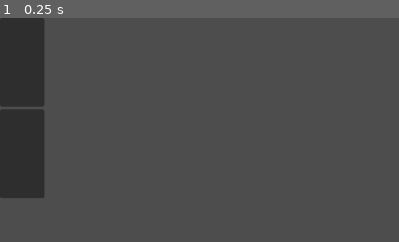
Above: before the commit, frame 1.
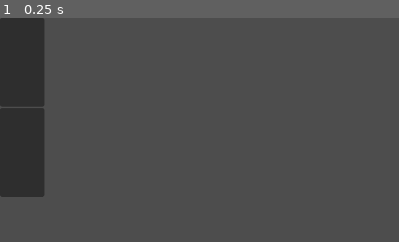
Above: after the commit, the same moment.

Repository: Calabiyaur/Dance-Notation
Game: Godot game, scene res://scene/BiStep.tscn
Same seed, same stepped clock (60 frames per second), same inputs: the game is played once before the commit and once after it. This scene is started directly instead of the project's main scene.
Inputs:
- Up to frame 1 (0.25 s): no input
The pictures show only the part of the screen within x 0-50%, y 0-50%; the shares and areas given below are measured in that part.

The runs differ from the first frame. In frame 1, 0.1% of the frame differs, in the area x 0-12%, y 40-81%.
Error in both runs: Invalid access to property or key 'right_foot' on a base object of type 'Nil'. (res://scene/Step.gd:9)

Commit message:
Added head and hand details (placeholders)

Diff:
--- a/scene/BiStep.tscn
+++ b/scene/BiStep.tscn
@@ -6,6 +6,7 @@
 [node name="Step" type="VBoxContainer" unique_id=1424937328]
 offset_right = 8.0
 offset_bottom = 8.0
+theme_override_constants/separation = 2
 script = ExtResource("1_d85q0")
 
 [node name="Lead" parent="." unique_id=1946197603 instance=ExtResource("2_d8uvj")]
--- a/scene/Figure.tscn
+++ b/scene/Figure.tscn
@@ -77,9 +77,11 @@
 layout_mode = 2
 size_flags_horizontal = 3
 size_flags_vertical = 3
+theme_override_constants/h_separation = 1
+theme_override_constants/v_separation = 16
 
 [node name="Add" type="Button" parent="VSplitContainer/ScrollContainer/MarginContainer/Steps" unique_id=657696607]
-custom_minimum_size = Vector2(64, 260)
+custom_minimum_size = Vector2(64, 258)
 layout_mode = 2
 text = "  +  "
 
--- a/scene/StepDetails.tscn
+++ b/scene/StepDetails.tscn
@@ -4,50 +4,101 @@
 [ext_resource type="Script" uid="uid://cwswhl3n0nj2l" path="res://scene/StepDetails.gd" id="1_oji2g"]
 
 [node name="Details" type="MarginContainer" unique_id=793527702]
+anchors_preset = 15
+anchor_right = 1.0
+anchor_bottom = 1.0
+grow_horizontal = 2
+grow_vertical = 2
+size_flags_horizontal = 3
+size_flags_vertical = 3
 theme_override_constants/margin_left = 4
 theme_override_constants/margin_top = 4
 theme_override_constants/margin_right = 4
 theme_override_constants/margin_bottom = 4
 script = ExtResource("1_oji2g")
 
-[node name="GridContainer" type="GridContainer" parent="." unique_id=1871212261]
+[node name="ScrollContainer" type="ScrollContainer" parent="." unique_id=794955621]
+layout_mode = 2
+
+[node name="GridContainer" type="GridContainer" parent="ScrollContainer" unique_id=1871212261]
 layout_mode = 2
 theme_override_constants/h_separation = 8
 columns = 3
 
-[node name="LeftFootLabel" type="Label" parent="GridContainer" unique_id=302079664]
+[node name="HeadLabel" type="Label" parent="ScrollContainer/GridContainer" unique_id=1904195960]
+unique_name_in_owner = true
+layout_mode = 2
+text = "Kopf"
+
+[node name="HeadActive" type="CheckButton" parent="ScrollContainer/GridContainer" unique_id=287092563]
+unique_name_in_owner = true
+layout_mode = 2
+disabled = true
+
+[node name="MarginContainer" type="MarginContainer" parent="ScrollContainer/GridContainer" unique_id=1407147187]
+custom_minimum_size = Vector2(0, 31)
+layout_mode = 2
+
+[node name="LeftHandLabel" type="Label" parent="ScrollContainer/GridContainer" unique_id=381482209]
+unique_name_in_owner = true
+layout_mode = 2
+text = "Linke Hand"
+
+[node name="LeftHandActive" type="CheckButton" parent="ScrollContainer/GridContainer" unique_id=1233304604]
+unique_name_in_owner = true
+layout_mode = 2
+disabled = true
+
+[node name="MarginContainer2" type="MarginContainer" parent="ScrollContainer/GridContainer" unique_id=1043448302]
+custom_minimum_size = Vector2(0, 31)
+layout_mode = 2
+
+[node name="RightHandLabel" type="Label" parent="ScrollContainer/GridContainer" unique_id=651697559]
+unique_name_in_owner = true
+layout_mode = 2
+text = "Rechte Hand"
+
+[node name="RightHandActive" type="CheckButton" parent="ScrollContainer/GridContainer" unique_id=953477000]
+unique_name_in_owner = true
+layout_mode = 2
+disabled = true
+
+[node name="MarginContainer3" type="MarginContainer" parent="ScrollContainer/GridContainer" unique_id=1484726499]
+custom_minimum_size = Vector2(0, 31)
+layout_mode = 2
+
+[node name="LeftFootLabel" type="Label" parent="ScrollContainer/GridContainer" unique_id=302079664]
 unique_name_in_owner = true
 layout_mode = 2
 text = "Linker Fuß"
 
-[node name="LeftFootActive" type="CheckButton" parent="GridContainer" unique_id=1899114352]
+[node name="LeftFootActive" type="CheckButton" parent="ScrollContainer/GridContainer" unique_id=1899114352]
 unique_name_in_owner = true
 layout_mode = 2
-button_pressed = true
 
-[node name="MarginContainer" type="MarginContainer" parent="GridContainer" unique_id=732197314]
+[node name="MarginContainer4" type="MarginContainer" parent="ScrollContainer/GridContainer" unique_id=732197314]
 custom_minimum_size = Vector2(0, 31)
 layout_mode = 2
 
-[node name="LeftFootInput" parent="GridContainer/MarginContainer" unique_id=1416200981 instance=ExtResource("1_6w566")]
+[node name="LeftFootInput" parent="ScrollContainer/GridContainer/MarginContainer4" unique_id=595126082 instance=ExtResource("1_6w566")]
 unique_name_in_owner = true
 layout_mode = 2
 size_flags_horizontal = 3
 
-[node name="RightFootLabel" type="Label" parent="GridContainer" unique_id=2063358780]
+[node name="RightFootLabel" type="Label" parent="ScrollContainer/GridContainer" unique_id=2063358780]
 unique_name_in_owner = true
 layout_mode = 2
 text = "Rechter Fuß"
 
-[node name="RightFootActive" type="CheckButton" parent="GridContainer" unique_id=492894939]
+[node name="RightFootActive" type="CheckButton" parent="ScrollContainer/GridContainer" unique_id=492894939]
 unique_name_in_owner = true
 layout_mode = 2
 
-[node name="MarginContainer2" type="MarginContainer" parent="GridContainer" unique_id=1889545001]
+[node name="MarginContainer5" type="MarginContainer" parent="ScrollContainer/GridContainer" unique_id=1889545001]
 custom_minimum_size = Vector2(0, 31)
 layout_mode = 2
 
-[node name="RightFootInput" parent="GridContainer/MarginContainer2" unique_id=1742654802 instance=ExtResource("1_6w566")]
+[node name="RightFootInput" parent="ScrollContainer/GridContainer/MarginContainer5" unique_id=1742654802 instance=ExtResource("1_6w566")]
 unique_name_in_owner = true
 layout_mode = 2
 size_flags_horizontal = 3
